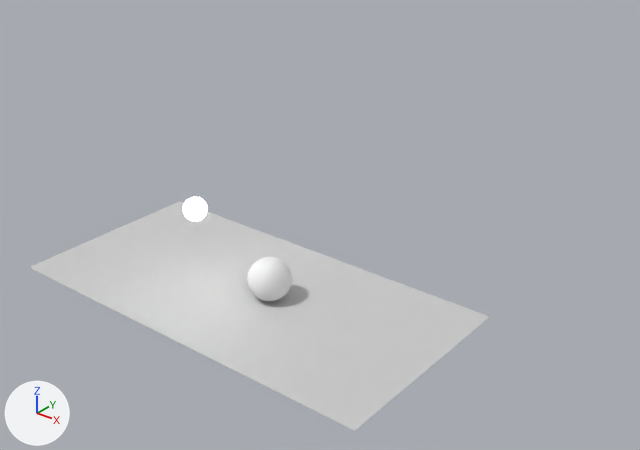
Before and after pictures for a commit that changed the Blender file scenes/singleSphere/sphere.blend.
Both versions are drawn from a 50 mm lens placed at (30.0, -29.0, 24.9), pointed at (0.8, 7.4, 2.2). The axes (+X, +Y, +Z) are drawn at lower left. The lights are the same throughout.

The scene before the commit, as lines of its bpy script (objects in view):
```python
mat_glossy = diffuse_material('glossy')
mat_glossy.base_color = (0.6, 0.6, 0.6)  # light grey #cbcbcb
me_plane_006 = bpy.data.meshes.new('Plane.006')
me_plane_006.from_pydata([(-1.0, -1.0, 0.0), (1.0, -1.0, 0.0), (-1.0, 2.0, 0.0), (1.0, 2.0, 0.0)], [], [(2, 3, 1, 0)])
me_plane_006.materials.append(mat_glossy)  # light grey #cbcbcb
me_sphere_004 = bpy.data.meshes.new('Sphere.004')
me_sphere_004.from_pydata(...)  # 386 vertices, 384 faces; spans x -1.08..1.08, y -1.08..1.08, z -1.08..1.08
me_sphere_004.polygons.foreach_set('use_smooth', [True] * 384)
me_sphere_004.materials.append(mat_sphere)  # white #e7e7e7
ob_floor = bpy.data.objects.new('floor', me_plane_006)
ob_floor.location = (0.0, 0.0, 0.0)
ob_floor.scale = (11.9, 4.0, 4.0)
ob_sphere = bpy.data.objects.new('Sphere', me_sphere_004)
ob_sphere.location = (1.5, 2.17, 1.2)
ob_sphere.scale = (1.12, 1.12, 1.12)
```
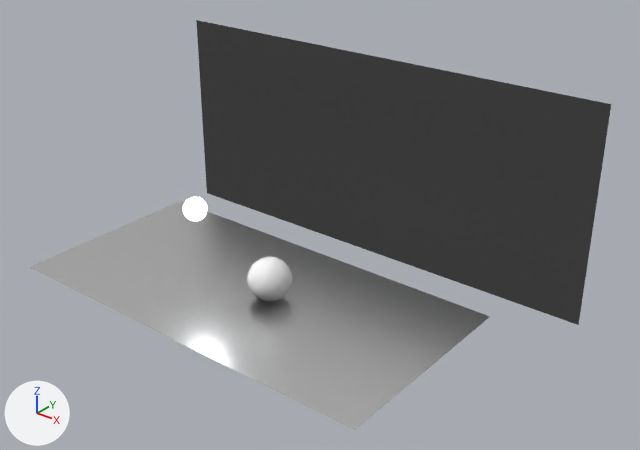
What changed in the scene script:
```text
Change mat_glossy:
    where n0 = _N.new('ShaderNodeOutputMaterial'); n0.name = 'Material Output'
    remove n1 = _N.new('ShaderNodeBsdfDiffuse'); n1.name = 'Diffuse BSDF'
    remove n1.inputs[0].default_value = (0.6, 0.6, 0.6, 1.0)  # 'Color', light grey #cbcbcb
    remove _L.new(n1.outputs[0], n0.inputs[0])  # 'BSDF' to 'Surface'
    add n2 = _N.new('ShaderNodeBsdfAnisotropic'); n2.name = 'Glossy BSDF'
    add n2.distribution = 'GGX'
    add n2.inputs[0].default_value = (0.872, 0.872, 0.872, 1.0)  # 'Color', white #f0f0f0
    add n2.inputs[1].default_value = 0.32  # 'Roughness'
    add _L.new(n2.outputs[0], n0.inputs[0])  # 'BSDF' to 'Surface'
Add mat_material:
    mat_material = diffuse_material('Material')
    mat_material.base_color = (0.0714, 0.0714, 0.0714)  # dark grey #4c4c4c
Add me_plane:
    me_plane.from_pydata([(-1.0, -1.0, 0.0), (1.0, -1.0, 0.0), (-1.0, 1.0, 0.0), (1.0, 1.0, 0.0)], [], [(0, 1, 3, 2)])
    me_plane.materials.append(mat_material)  # dark grey #4c4c4c
Add ob_plane:
    ob_plane = bpy.data.objects.new('Plane', me_plane)
    ob_plane.location = (-1.84, 15.88, 3.22)
    ob_plane.rotation_euler = (1.571, 0.0, 0.0)  # degrees (90, 0, 0)
    ob_plane.scale = (-15.6, 6.88, 4.52)
```

Boxes [x1, y1, x2, y2] around the edits, measured in the pictures (640 x 450 px):
'Plane', added
    after: [196, 20, 611, 325]
'floor', recoloured
    both: [29, 201, 490, 430]
